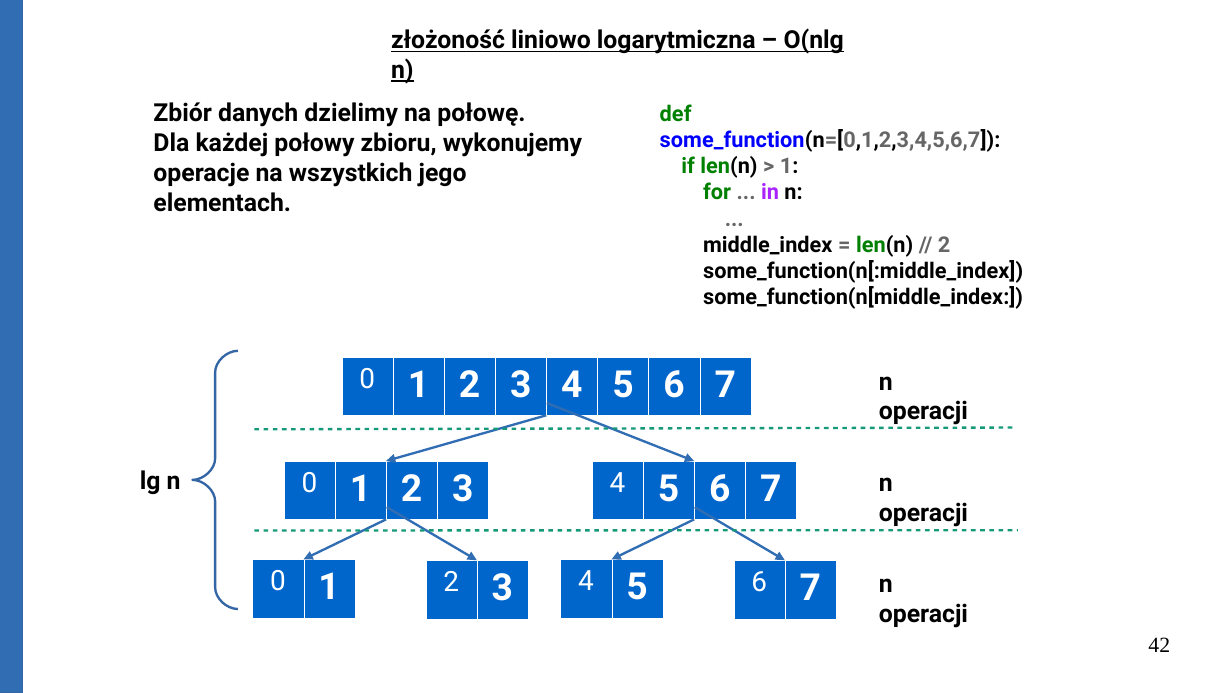
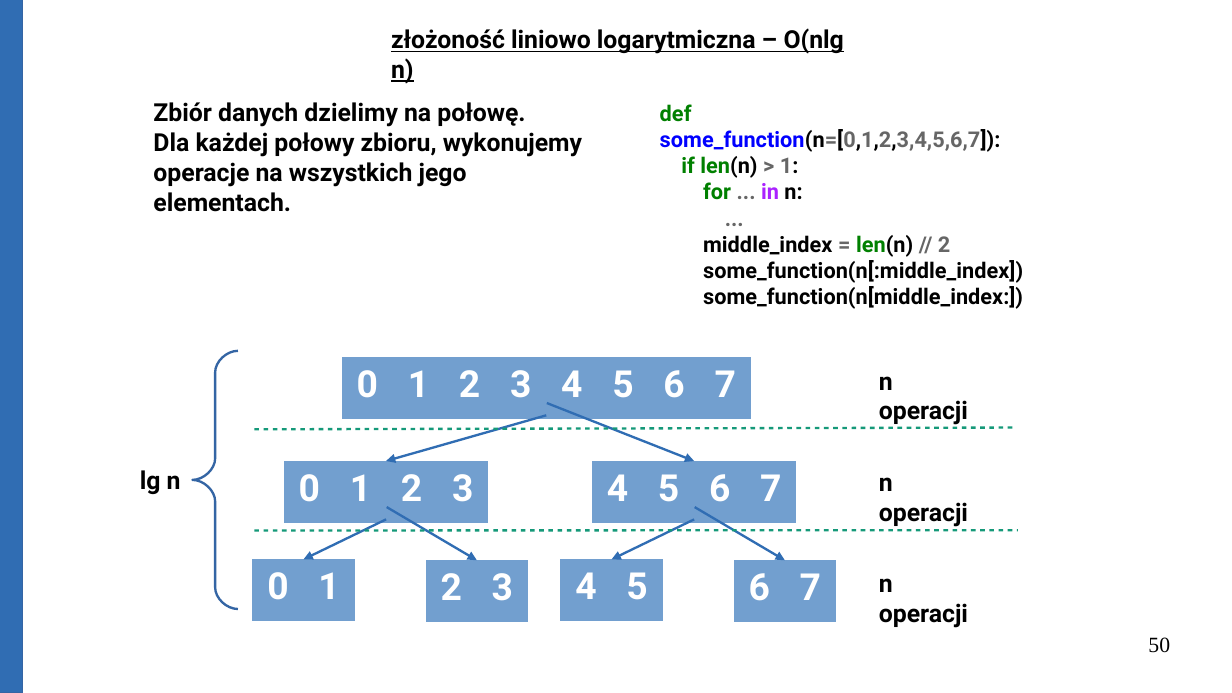
Before and after one commit to Michael-Wisniewski/algorithmic-workshop, a slide deck: slide 50 of Big_O.odp (slide 42 before the commit). Drawn at 1232x693 pixels with LibreOffice and Linux fonts; fonts in the diff are those of the drawing. Boxes give left, top, right and bottom in pixels: in the first picture for what was removed or moved away, otherwise in the second. Text is boxed around its words. In the diff, an @@ line names an element or a change of style, - is before the commit and + after.

```diff
--- a/Big_O.odp
+++ b/Big_O.odp
@@ table at (342, 357, 754, 415) @@
@@ fill #0066CC to #729FCF in row 1 @@
@@ size 18 to 24 pt, bold on in "0" @@
@@ borders changed @@
@@ table at (284, 462, 490, 520) @@
@@ fill #0066CC to #729FCF in row 1 @@
@@ size 18 to 24 pt, bold on in "0" @@
@@ borders changed @@
@@ table at (593, 462, 798, 520) @@
@@ fill #0066CC to #729FCF in row 1 @@
@@ size 18 to 24 pt, bold on in "4" @@
@@ borders changed @@
@@ table at (253, 560, 356, 618) @@
@@ fill #0066CC to #729FCF in row 1 @@
@@ size 18 to 24 pt, bold on in "0" @@
@@ borders changed @@
@@ table at (426, 560, 529, 618) @@
@@ fill #0066CC to #729FCF in row 1 @@
@@ size 18 to 24 pt, bold on in "2" @@
@@ borders changed @@
@@ table at (561, 560, 664, 618) @@
@@ fill #0066CC to #729FCF in row 1 @@
@@ size 18 to 24 pt, bold on in "4" @@
@@ borders changed @@
@@ table at (735, 560, 837, 618) @@
@@ fill #0066CC to #729FCF in row 1 @@
@@ size 18 to 24 pt, bold on in "6" @@
@@ borders changed @@
@@ page number at (1148, 637, 1170, 653): text changed @@
-42
+50
```
Also in this commit, not shown: 24 other slides changed, 16 slides added, 1 other file.
